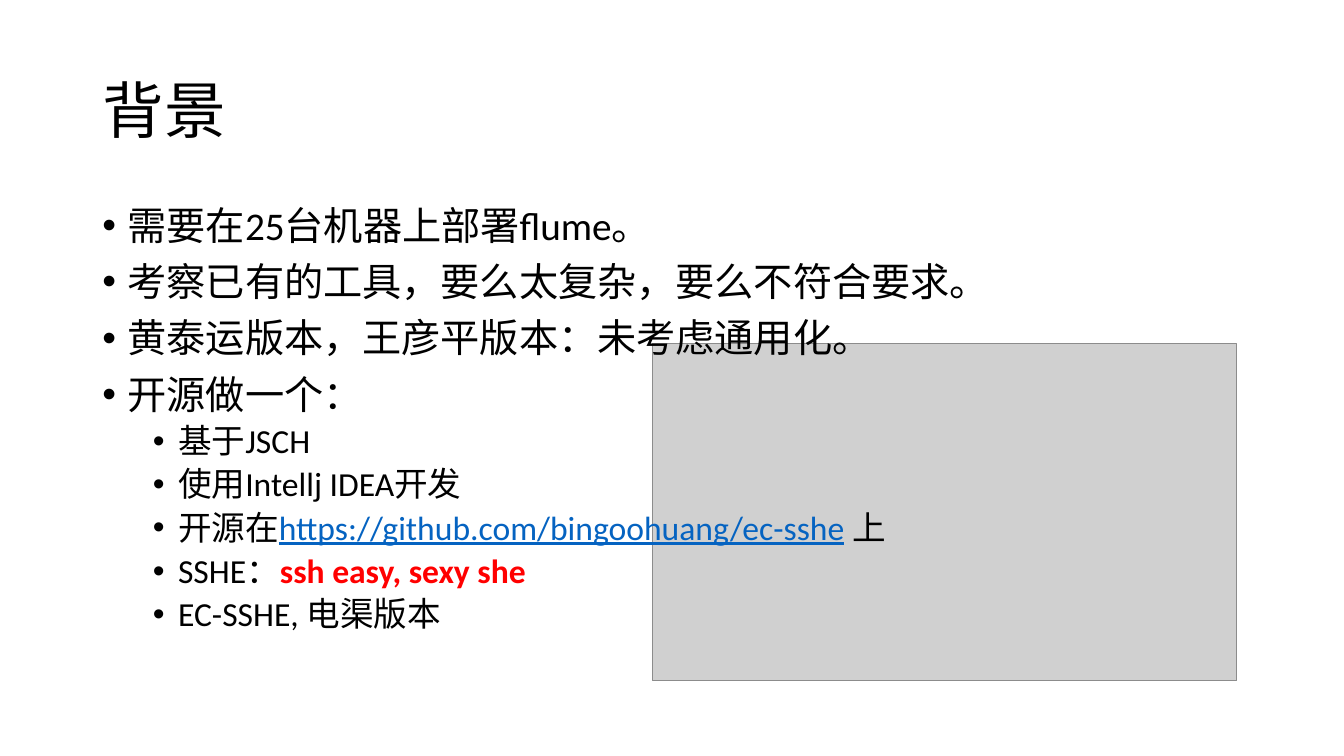
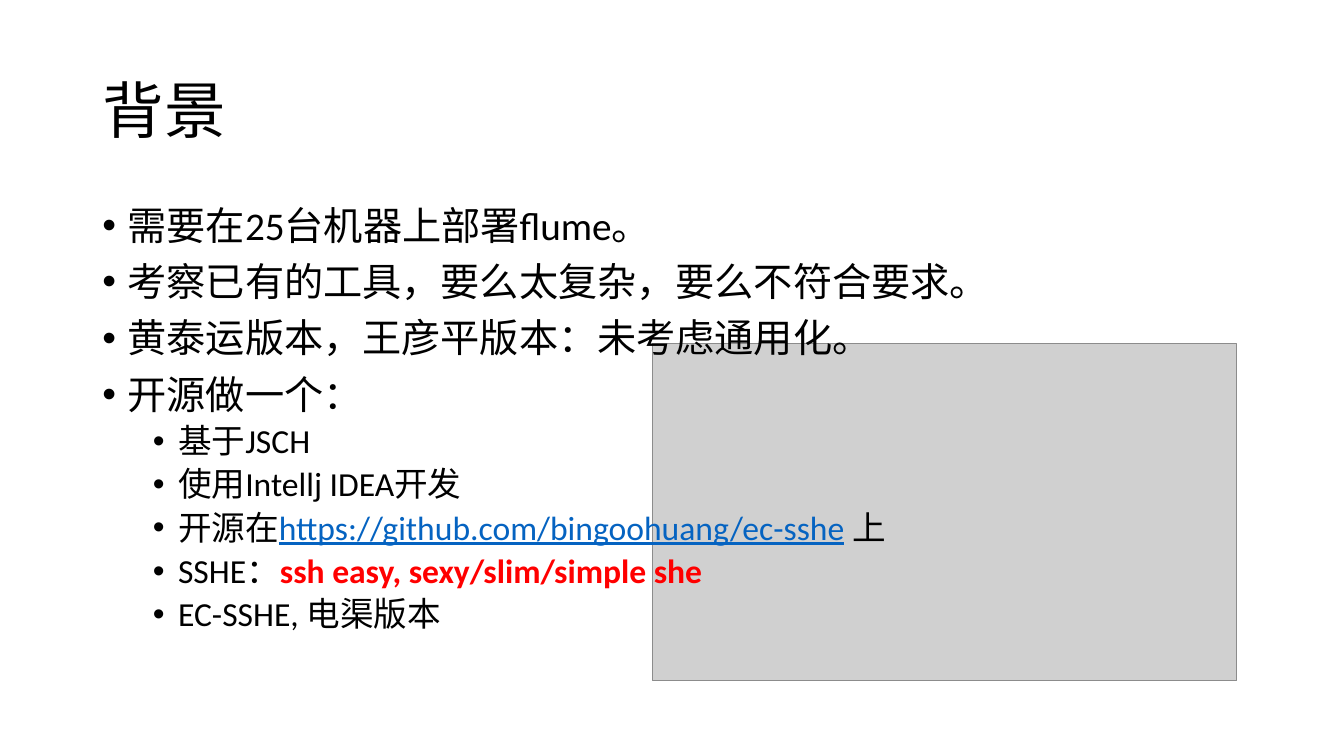
Before and after one commit to bingoohuang/ec-sshe, a slide deck: slide 2 of EC-SSHE intro.pptx. Drawn at 1344x756 pixels with LibreOffice and Linux fonts; fonts in the diff are those of the drawing; grey boxes stand for pictures. Boxes give left, top, right and bottom in pixels: in the first picture for what was removed or moved away, otherwise in the second. Text is boxed around its words. In the diff, an @@ line names an element or a change of style, - is before the commit and + after.

```diff
--- a/EC-SSHE intro.pptx
+++ b/EC-SSHE intro.pptx
@@ text at bbox=[178, 559, 702, 589]: text changed @@
-  • SSHE：ssh easy, sexy she
+  • SSHE：ssh easy, sexy/slim/simple she
```
Also in this commit, not shown: 1 other slide changed, 1 slide added.
